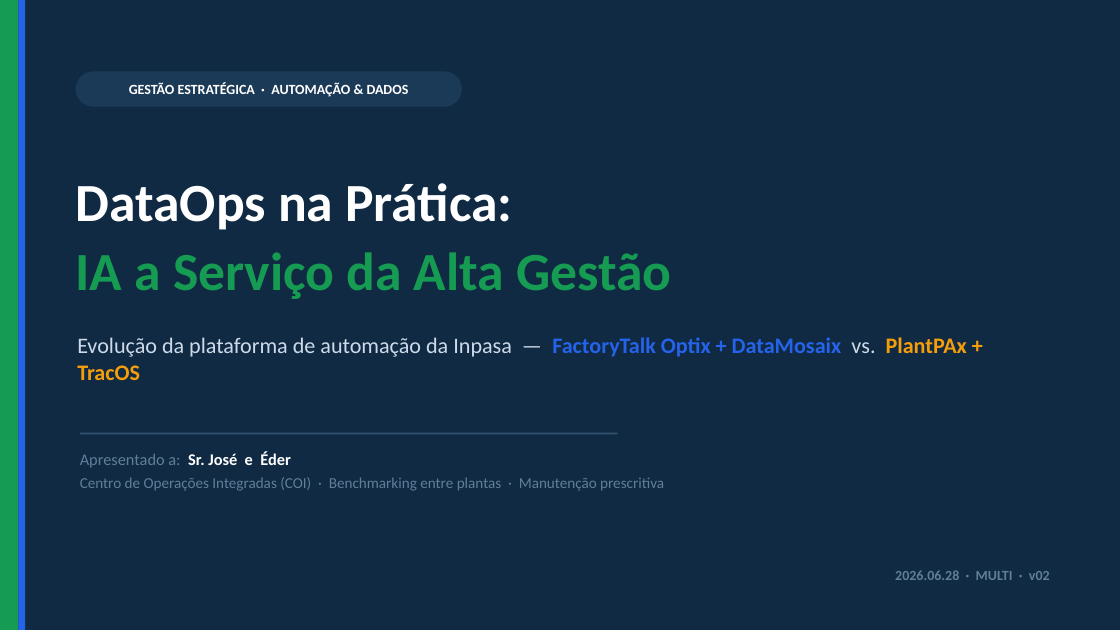
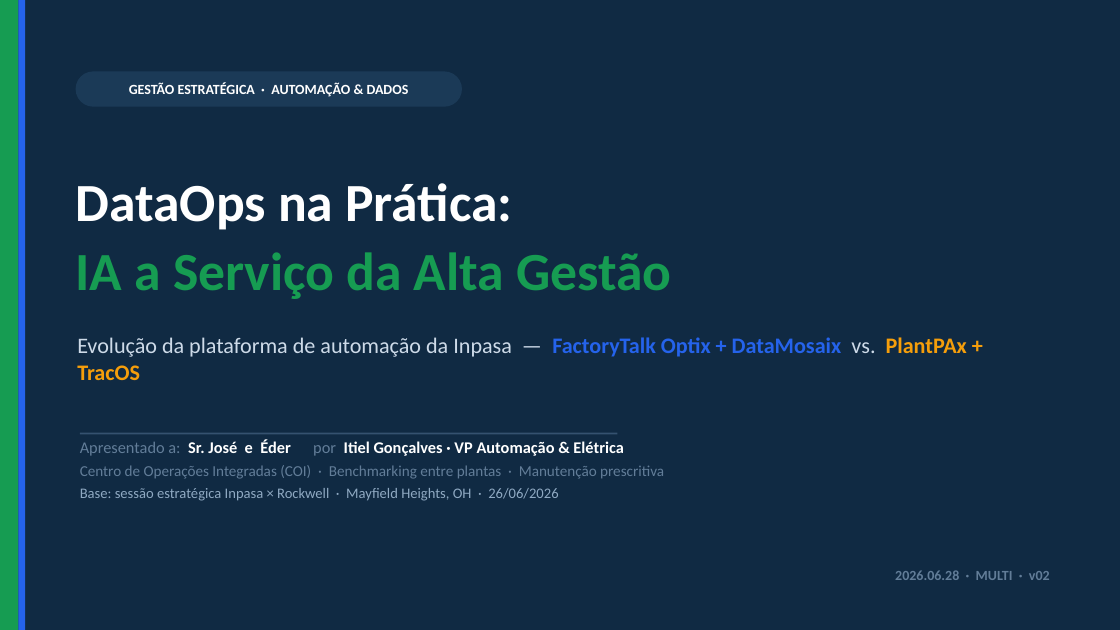
Before and after one commit to ItielGoncalves/ICG2025, a slide deck: slide 1 of 2026.06.28 - MULTI - DataOps na Prática IA a Serviço da Alta Gestão v02.pptx. Drawn at 1120x630 pixels with LibreOffice and Linux fonts; fonts in the diff are those of the drawing. Boxes give left, top, right and bottom in pixels: in the first picture for what was removed or moved away, otherwise in the second. Text is boxed around its words. In the diff, an @@ line names an element or a change of style, - is before the commit and + after.

```diff
--- a/2026.06.28 - MULTI - DataOps na Prática IA a Serviço da Alta Gestão v02.pptx
+++ b/2026.06.28 - MULTI - DataOps na Prática IA a Serviço da Alta Gestão v02.pptx
@@ text at <box>80,440,623,456</box>: text changed; text colour #627D98 to #FFFFFF; bold on @@
-Apresentado a: Sr. José e Éder
+Apresentado a: Sr. José e Éder por Itiel Gonçalves · VP Automação & Elétrica
@@ text "Apresentado a: Sr. José e ...": place and size @@
-text "Apresentado a: Sr. José e ..." at <box>80,452,664,491</box>
+text "Apresentado a: Sr. José e ..." at <box>80,440,664,501</box>
@@ text at <box>80,488,558,501</box>: paragraph added @@
+Base: sessão estratégica Inpasa × Rockwell · Mayfield Heights, OH · 26/06/2026
```
Also in this commit, not shown: 13 other slides changed, 3 slides added, 9 other files.
